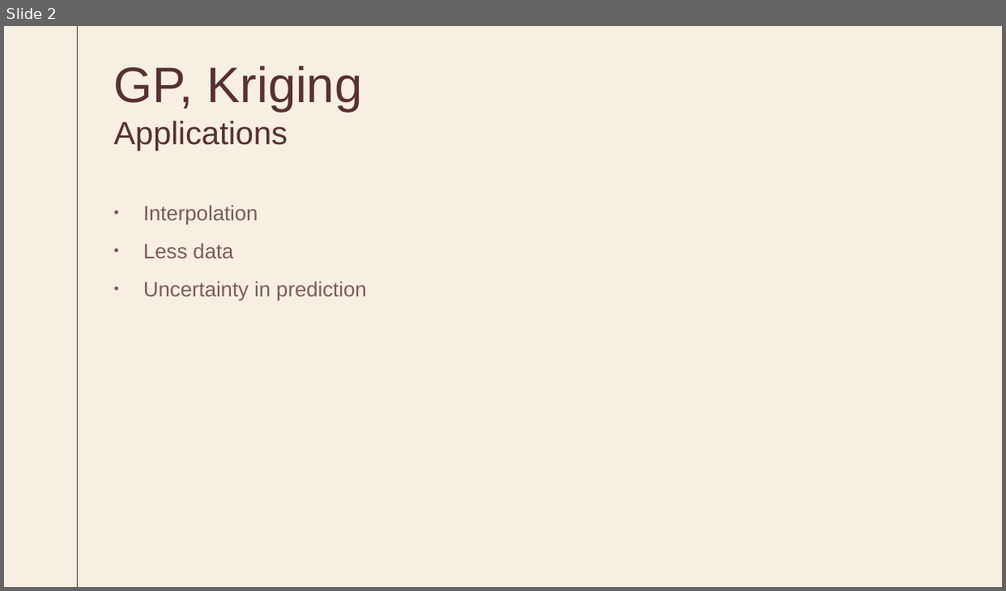
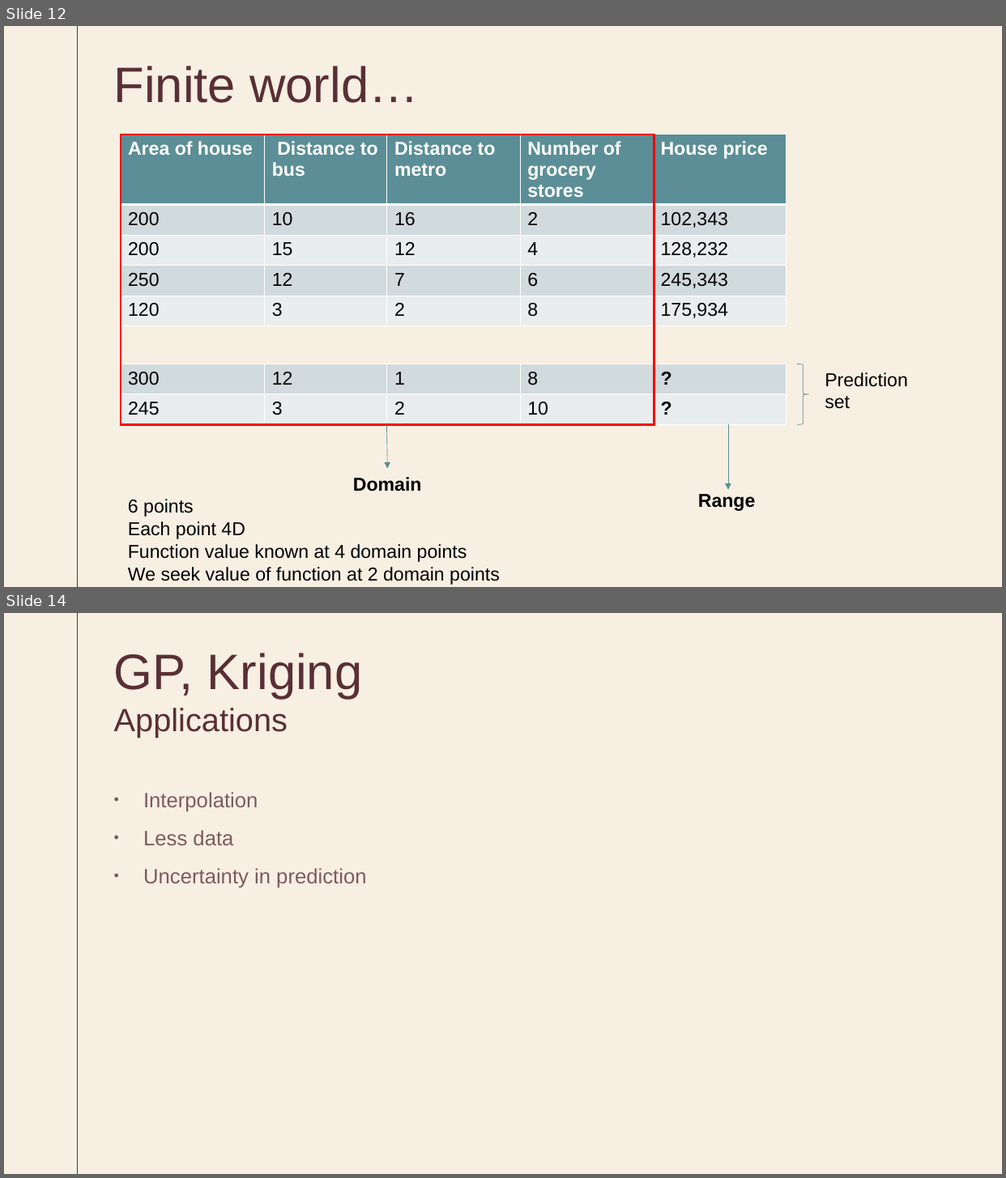
Before and after one commit to SarnathK/gp_tutorial, a slide deck: GP.pptx. Shown one above the other, each under a label of ours: slide 2 before the commit, slides 12 and 14 after it; the slides between them are not shown. The pictures are 1006x591 and 1006x1178 pixels, drawn with LibreOffice and Linux fonts; fonts in the diff are those of the drawing. Boxes give left, top, right and bottom in pixels: in the first picture for what was removed or moved away, otherwise in the second. Text is boxed around its words. In the diff, an @@ line names an element or a change of style, - is before the commit and + after.

```diff
--- a/GP.pptx
+++ b/GP.pptx
@@ slide 12 added at (4, 26, 1002, 587), background #F8EFE3; not listed: 1 template element that a slide beside it also shows @@
@@ title added at (114, 66, 419, 103), 48 pt, text #592F34 @@
+Finite world…
@@ table added at (121, 135, 787, 331), 5 rows, 5 columns @@
+Area of house | Distance to bus | Distance to metro | Number of grocery stores | House price
+200 | 10 | 16 | 2 | 102,343
+200 | 15 | 12 | 4 | 128,232
+250 | 12 | 7 | 6 | 245,343
+120 | 3 | 2 | 8 | 175,934
@@ rectangle added at (121, 135, 654, 425), outline #FF0000 2 pt @@
@@ table added at (121, 365, 787, 425), 2 rows, 5 columns @@
+300 | 12 | 1 | 8 | ?
+245 | 3 | 2 | 10 | ?
@@ right brace added at (797, 365, 809, 425), outline #5B8E96 0.5 pt @@
@@ text added at (825, 373, 908, 409), 18 pt, text #000000 @@
+Prediction set
@@ arrow added from (386, 425) to (387, 469), #5B8E96 0.5 pt @@
@@ arrow added from (728, 425) to (728, 490), #5B8E96 0.5 pt @@
@@ text added at (128, 477, 500, 585), 18 pt, text #000000 @@
+Domain
+6 points
+Each point 4D
+Function value known at 4 domain points
+We seek value of function at 2 domain points
@@ text added at (698, 494, 756, 511), 18 pt, text #000000, bold @@
+Range
@@ what was slide 2 is now slide 14 @@
```
Also in this commit, not shown: 3 slides changed, 10 other slides added, 4 slides removed, 1 other file.
